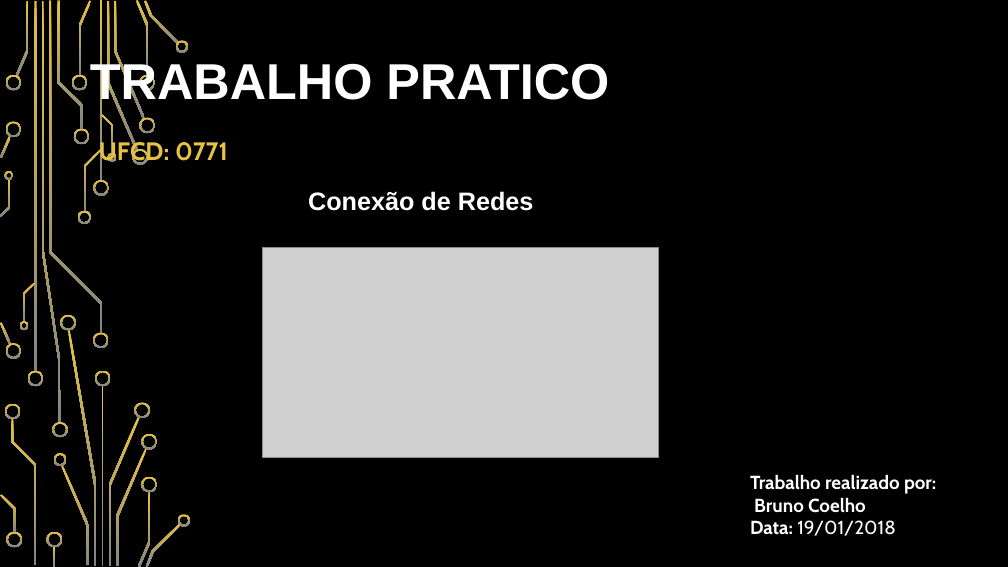
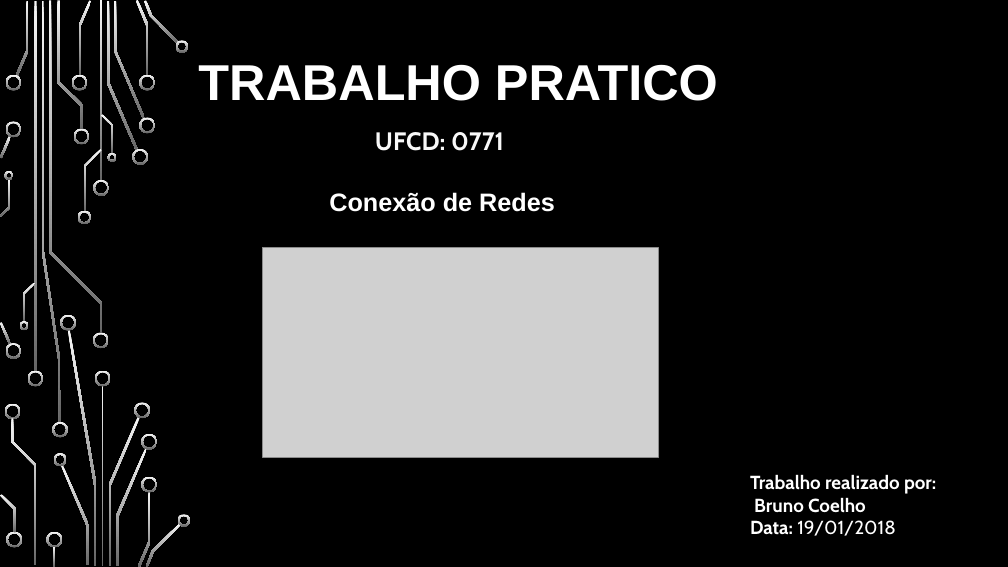
Before and after one commit to BrunoRicardo2/BrunoRicardo2, a slide deck: slide 1 of Trabalho Pratico.pptx. Drawn at 1008x567 pixels with LibreOffice and Linux fonts; fonts in the diff are those of the drawing; grey boxes stand for pictures; background and template pictures are left out. Boxes give left, top, right and bottom in pixels: in the first picture for what was removed or moved away, otherwise in the second. Text is boxed around its words. In the diff, an @@ line names an element or a change of style, - is before the commit and + after.

```diff
--- a/Trabalho Pratico.pptx
+++ b/Trabalho Pratico.pptx
@@ fill gradient #E5C243 to #848484 to gradient #F8F8F8 to #666666 in 54 elements at <box>93,180,109,196</box>, <box>93,333,109,349</box>, <box>34,1,36,371</box>, <box>27,371,43,386</box>, <box>16,1,29,76</box>, <box>107,2,138,150</box>, <box>132,149,148,165</box>, <box>114,1,145,119</box>, <box>136,0,149,76</box>, <box>139,117,155,133</box>, <box>139,75,155,91</box>, <box>144,1,179,44</box>, <box>175,40,189,52</box>, <box>79,1,91,76</box>, <box>72,75,88,91</box>, <box>73,129,89,144</box>, <box>61,465,89,566</box>, <box>54,453,67,466</box>, <box>5,75,21,91</box>, <box>0,322,11,344</box>, <box>5,343,21,359</box>, <box>0,136,11,159</box>, <box>5,122,21,138</box>, <box>57,1,83,129</box>, <box>5,404,20,420</box>, <box>11,418,36,565</box>, <box>46,532,62,547</box>, <box>53,547,55,567</box>, <box>6,532,22,547</box>, <box>0,495,16,533</box>, <box>84,149,101,212</box>, <box>78,211,91,225</box>, <box>49,1,102,333</box>, <box>101,114,113,154</box>, <box>107,153,116,162</box>, <box>23,283,36,322</box>, <box>20,321,29,330</box>, <box>1,179,10,216</box>, <box>5,171,14,180</box>, <box>101,386,104,566</box>, <box>109,417,140,566</box>, <box>95,371,111,386</box>, <box>68,330,97,566</box>, <box>60,315,76,330</box>, <box>135,402,150,418</box>, <box>116,448,147,566</box>, <box>138,492,150,567</box>, <box>141,434,157,450</box>, <box>141,476,157,492</box>, <box>146,523,181,567</box>, <box>178,514,191,526</box>, <box>42,1,61,423</box>, <box>52,422,67,437</box>, <box>100,1,102,181</box> @@
@@ title "TRABALHO PRATICO" rewrapped from <box>90,59,609,109</box> to <box>198,64,718,101</box> @@
@@ subtitle "UFCD: 0771": place and size @@
-subtitle "UFCD: 0771" at <box>99,139,228,166</box>
+subtitle "UFCD: 0771" at <box>375,132,504,151</box>
@@ subtitle "UFCD: 0771" at <box>375,132,504,151</box>: text colour #E5C243 to #F8F8F8; alignment left to centre @@
@@ text "Conexão de Redes": place and size @@
-text "Conexão de Redes" at <box>308,191,534,211</box>
+text "Conexão de Redes" at <box>329,192,555,212</box>
```
Also in this commit, not shown: 6 other slides changed, 1 slide added, 1 slide removed, 1 other file.
